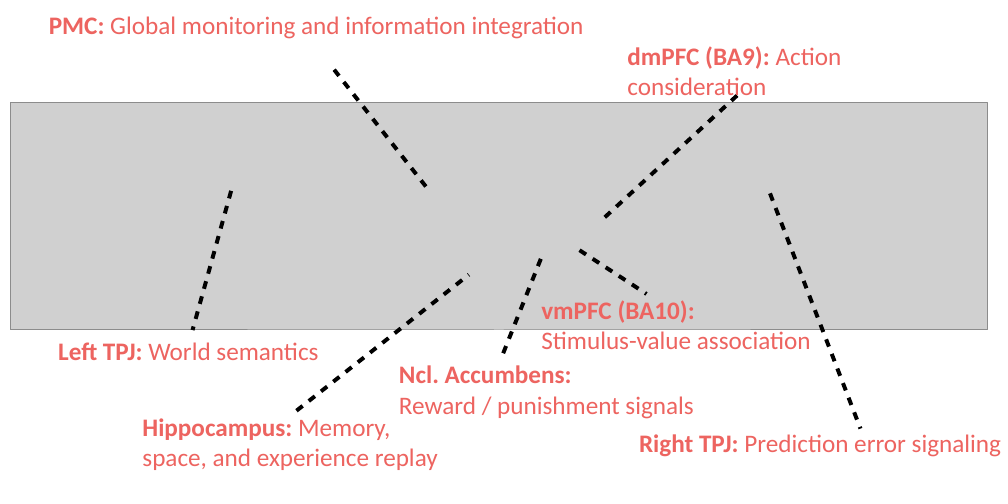
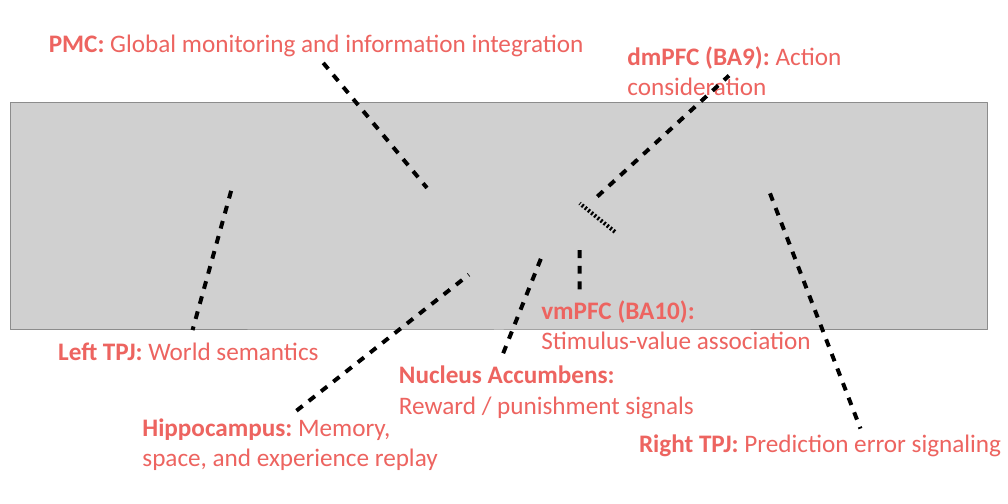
Before and after one commit to banilo/darkcontrol, a slide deck: slide 1 of paper/neurobiological_overview_DMN.odp. Drawn at 1008x504 pixels with LibreOffice and Linux fonts; fonts in the diff are those of the drawing; grey boxes stand for pictures. Boxes give left, top, right and bottom in pixels: in the first picture for what was removed or moved away, otherwise in the second. Text is boxed around its words. In the diff, an @@ line names an element or a change of style, - is before the commit and + after.

```diff
--- a/paper/neurobiological_overview_DMN.odp
+++ b/paper/neurobiological_overview_DMN.odp
@@ text "PMC: Global monitoring and information ...": place and size @@
-text "PMC: Global monitoring and information ..." at box(49, 16, 584, 39)
+text "PMC: Global monitoring and information ..." at box(49, 34, 584, 57)
@@ line moved from (334, 70) - (427, 187) to (324, 62) - (427, 187) @@
@@ line moved from (605, 218) - (738, 95) to (598, 197) - (729, 76) @@
@@ line added from (615, 232) to (580, 204), #000000 2.89 pt @@
@@ line moved from (580, 250) - (646, 294) to (580, 250) - (580, 294) @@
@@ text at box(399, 365, 615, 383): text changed @@
-Ncl. Accumbens:
+Nucleus Accumbens:
```
Also in this commit, not shown: 2 other files.
